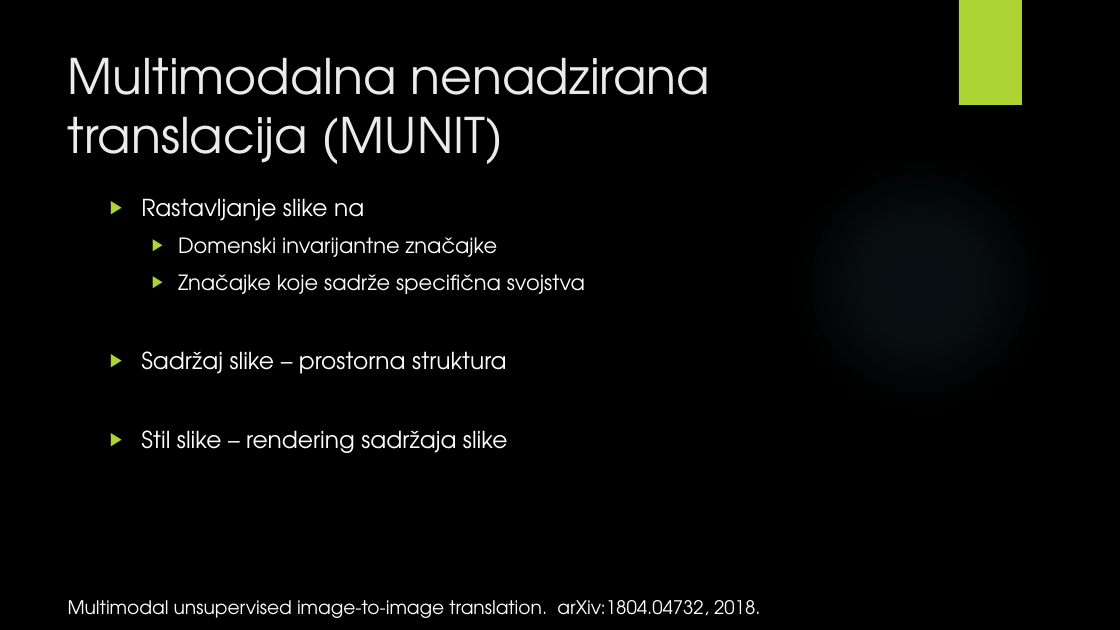
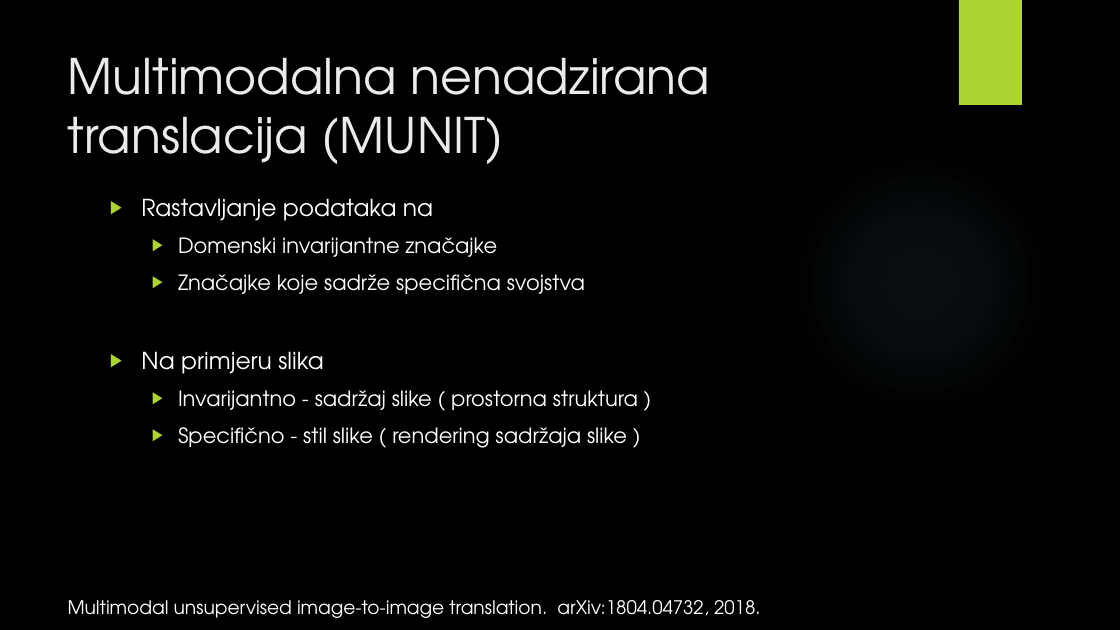
Before and after one commit to v-silverfin/fer-graduate-seminar, a slide deck: slide 22 of kvukic-seminar-presentation-2018.pptx. Drawn at 1120x630 pixels with LibreOffice and Linux fonts; fonts in the diff are those of the drawing; background and template pictures are left out. Boxes give left, top, right and bottom in pixels: in the first picture for what was removed or moved away, otherwise in the second. Text is boxed around its words. In the diff, an @@ line names an element or a change of style, - is before the commit and + after.

```diff
--- a/kvukic-seminar-presentation-2018.pptx
+++ b/kvukic-seminar-presentation-2018.pptx
@@ text at (x1=141, y1=198, x2=433, y2=221): text changed @@
-▶ Rastavljanje slike na
+▶ Rastavljanje podataka na
@@ text at (x1=141, y1=351, x2=638, y2=448): text changed; size 20 to 18 pt @@
-▶ Sadržaj slike – prostorna struktura
-▶ Stil slike – rendering sadržaja slike
+▶ Na primjeru slika
+  ▶ Invarijantno - sadržaj slike ( prostorna struktura )
+  ▶ Specifično - stil slike ( rendering sadržaja slike )
```
Also in this commit, not shown: 11 other slides changed, 2 slides added, 1 slide removed.
